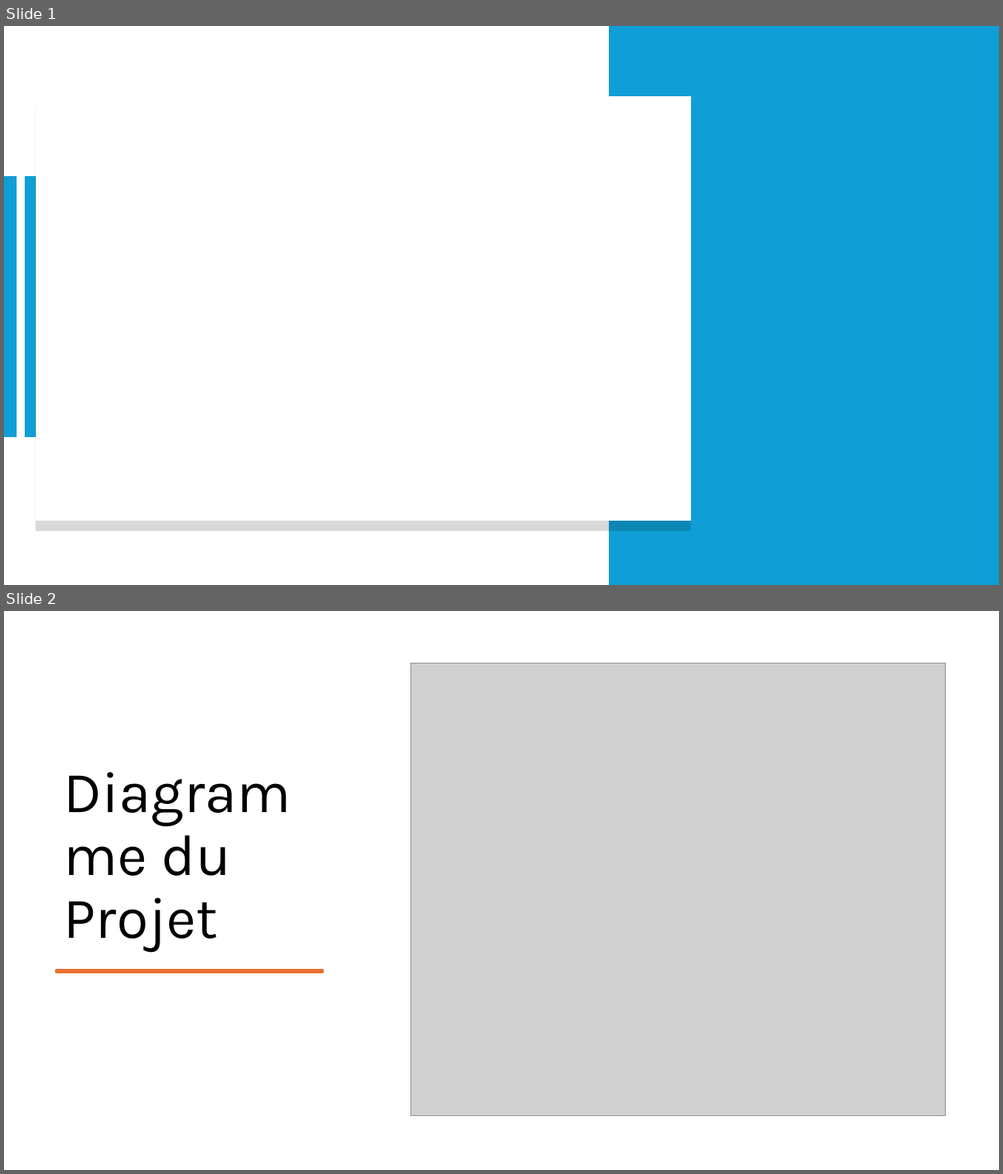
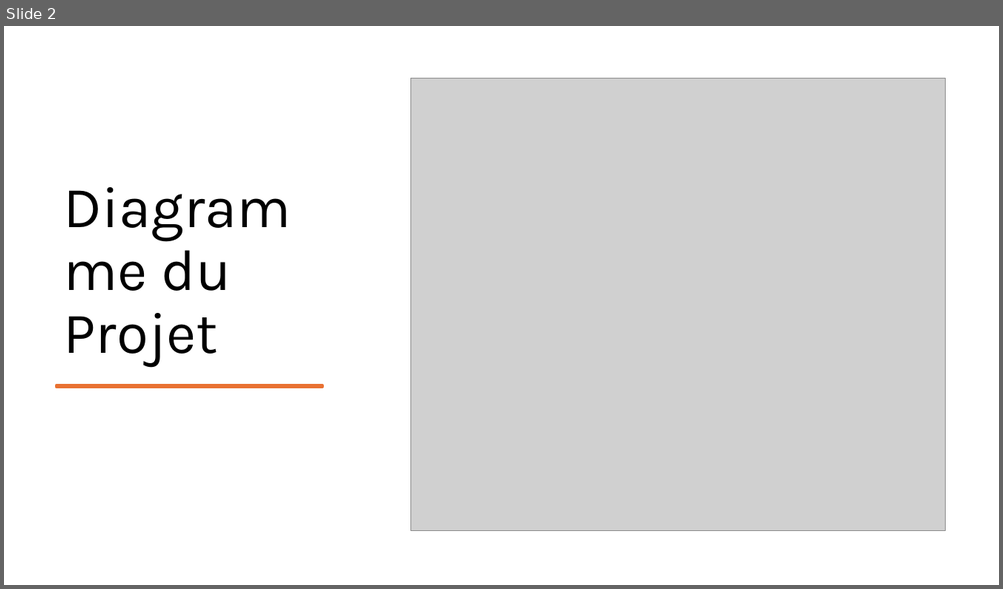
Before and after one commit to Daniel-Da-Cunha-Gomes/CloudProjet, a slide deck: PresentationCloud.odp. Shown one above the other, each under a label of ours: slides 1 and 2 before the commit, slide 2 after it. The pictures are 1003x1174 and 1003x589 pixels, drawn with LibreOffice and Linux fonts; fonts in the diff are those of the drawing; grey boxes stand for pictures. Boxes give left, top, right and bottom in pixels: in the first picture for what was removed or moved away, otherwise in the second. Text is boxed around its words. In the diff, an @@ line names an element or a change of style, - is before the commit and + after.

```diff
--- a/PresentationCloud.odp
+++ b/PresentationCloud.odp
@@ slide 1 removed at bbox=[4, 26, 999, 585], background #FFFFFF @@
@@ freeform shape removed at bbox=[609, 26, 999, 585] @@
@@ freeform shape removed at bbox=[35, 96, 691, 521] @@
@@ freeform shape removed at bbox=[4, 176, 17, 437] @@
@@ freeform shape removed at bbox=[25, 176, 37, 437] @@
```
Also in this commit, not shown: 1 slide changed, 3 slides added, 2 other slides removed.
